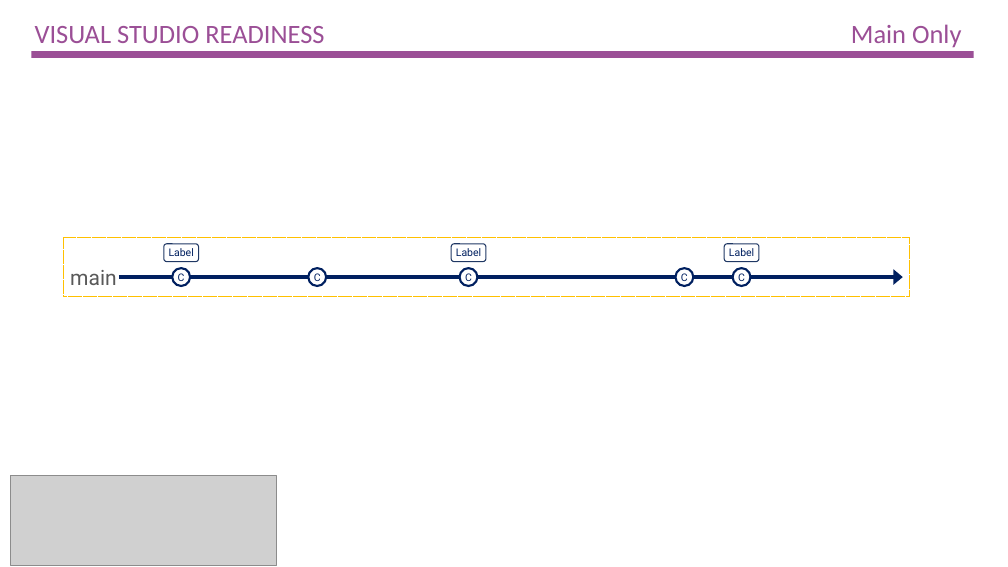
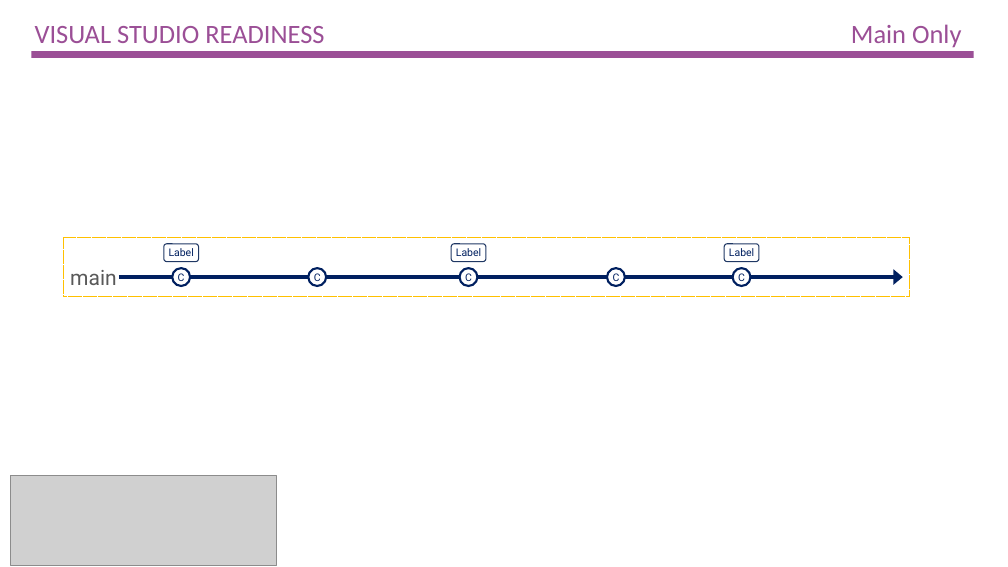
Before and after one commit to ALM-Rangers/Guidance, a slide deck: slide 1 of src/Branching/TFVC Illustration Collection 1 New Style.pptx. Drawn at 1008x567 pixels with LibreOffice and Linux fonts; fonts in the diff are those of the drawing; grey boxes stand for pictures. Boxes give left, top, right and bottom in pixels: in the first picture for what was removed or moved away, otherwise in the second. Text is boxed around its words. In the diff, an @@ line names an element or a change of style, - is before the commit and + after.

```diff
--- a/src/Branching/TFVC Illustration Collection 1 New Style.pptx
+++ b/src/Branching/TFVC Illustration Collection 1 New Style.pptx
@@ ellipse "C": place and size @@
-ellipse "C" at (676,268,694,287)
+ellipse "C" at (607,268,625,287)
@@ line moved from (478, 277) - (676, 277) to (478, 277) - (607, 277) @@
@@ line moved from (693, 277) - (733, 277) to (625, 277) - (733, 277) @@
```
Also in this commit, not shown: 2 slides added.
